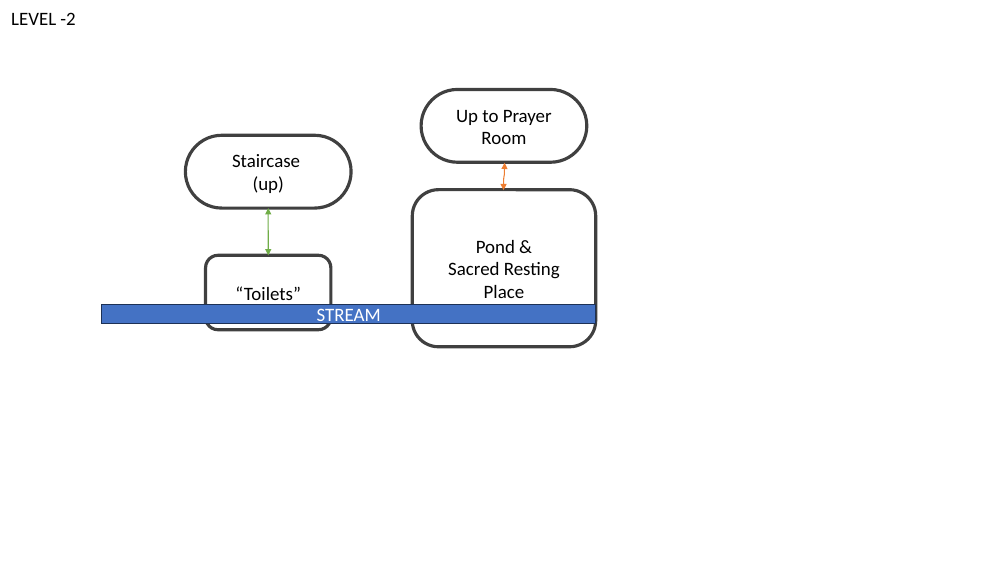
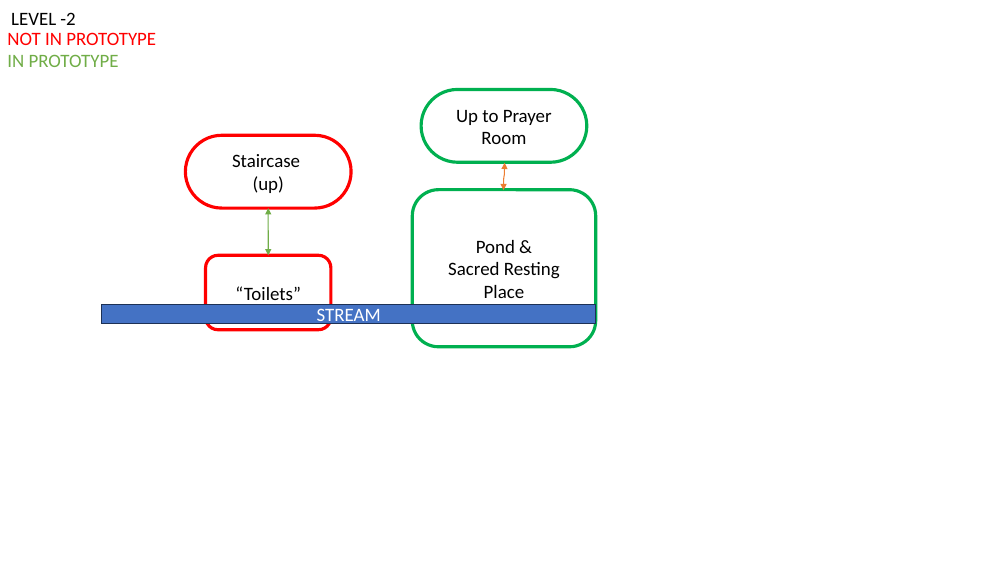
Before and after one commit to Tchetchouille/ijo-musi, a slide deck: slide 5 of Design Documents/Space/Temple Plan V1.pptx (slide 6 before the commit). Drawn at 1008x567 pixels with LibreOffice and Linux fonts; fonts in the diff are those of the drawing. Boxes give left, top, right and bottom in pixels: in the first picture for what was removed or moved away, otherwise in the second. Text is boxed around its words. In the diff, an @@ line names an element or a change of style, - is before the commit and + after.

```diff
--- a/Design Documents/Space/Temple Plan V1.pptx
+++ b/Design Documents/Space/Temple Plan V1.pptx
@@ text added at <box>7,32,156,45</box>, 18 pt, text #FF0000 @@
+NOT IN PROTOTYPE
@@ text added at <box>7,54,119,67</box>, 18 pt, text #70AD47 @@
+IN PROTOTYPE
@@ rounded rectangle "Up to Prayer Room" at <box>421,89,587,162</box>: outline #404040 3 pt to #00B050 3 pt @@
@@ rounded rectangle "Staircase (up)" at <box>185,135,351,208</box>: outline #404040 3 pt to #FF0000 3 pt @@
@@ rounded rectangle "Pond &" at <box>412,190,596,347</box>: outline #404040 3 pt to #00B050 3 pt @@
@@ rounded rectangle "“Toilets”" at <box>206,256,331,330</box>: outline #404040 3 pt to #FF0000 3 pt @@
```
Also in this commit, not shown: 4 other slides changed, 1 slide removed, 20 other files.
